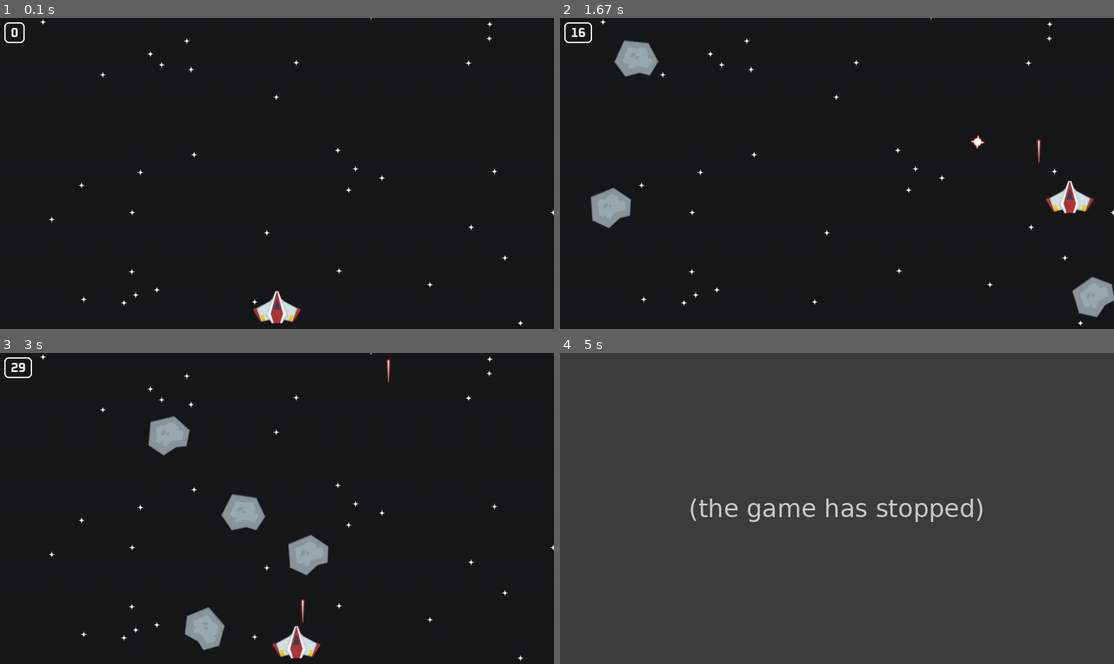
Above: before the commit, frames 1-4 (two rows, left to right).
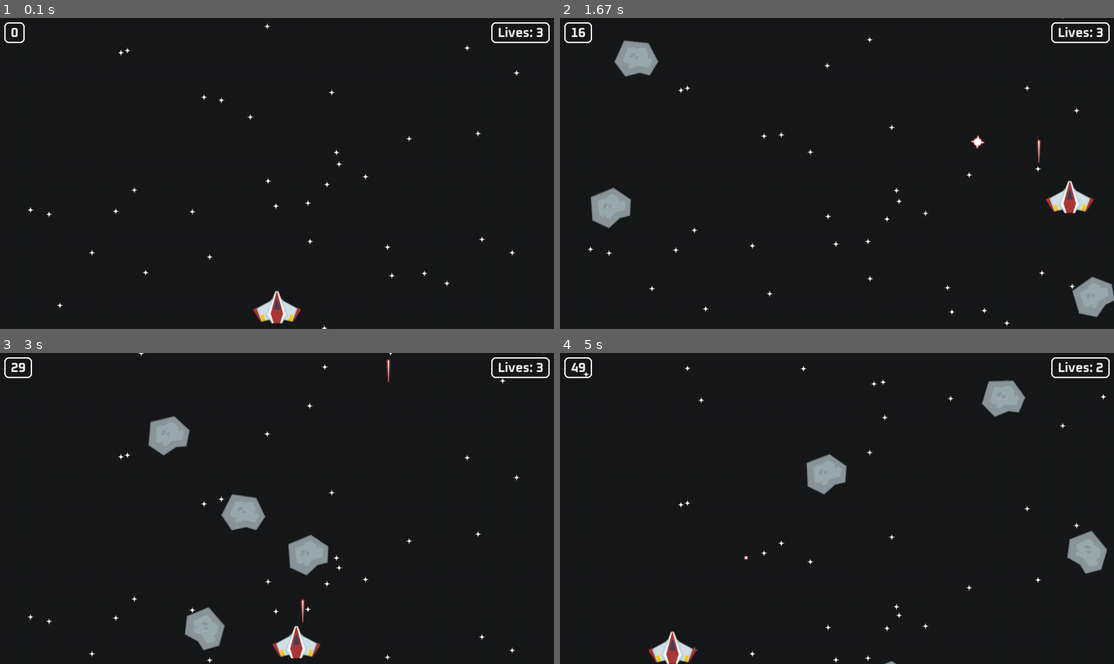
Above: after the commit, the same moments.

Repository: Lucky-Lakshay/Py_game
Game: pygame game, started from space shooter/code/ss_main.py
Two runs of this game, one before a commit and one after it. Both use one fixed random seed, a clock stepped at 60 frames per second and the inputs below.
Inputs:
- Up to frame 1 (0.1 s): no input
- Up to frame 2 (1.67 s): tap Space at 0.33, 0.73, 1.03, 1.23, 1.57 s; hold Right 0.67-1.13 s; hold Up 1.17-1.47 s; hold Right from 1.5 s (still down)
- Up to frame 3 (3 s): tap Space at 1.87, 2.07, 2.37, 2.63, 2.97 s; release Right at 1.97 s; hold Left 2-2.53 s; hold Down 2.57-2.87 s; hold Left from 2.9 s (still down)
- Up to frame 4 (5 s): tap Space at 3.27, 3.4, 3.8, 4.1, 4.47, 4.87 s; release Left at 3.3 s; hold Down 3.33-3.7 s; hold Down 3.73-4.37 s; hold Down 4.4-4.77 s; hold Left from 4.8 s (still down)

The runs differ from the first frame. In frame 1, 0.8% of the frame differs, in the area x 5-100%, y 0-100%; in frame 2, 0.8%; in frame 3, 0.8%; in frame 4, 100%, in the area x 0-100%, y 0-100%.
Before the commit the program exited at 3.08 s; later frames show no game.

Commit message:
feat: restart option, lives, stars animation

Diff:
--- a/space shooter/code/ss_main.py
+++ b/space shooter/code/ss_main.py
@@ -51,6 +51,12 @@
         super().__init__(groups)
         self.image = surf
         self.rect = self.image.get_frect(center = (randint(0,window_width), randint(0,window_height)))
+        self.speed = uniform(50, 60)
+    def update(self, dt):
+        self.rect.y += self.speed * dt
+        if self.rect.top > window_height:
+            self.rect.bottom = 0
+            self.rect.x = randint(0, window_width)
 
 class Laser(pygame.sprite.Sprite):
     def __init__(self, surf, pos, groups):
@@ -95,17 +101,26 @@
             self.kill()
 
 def collision():
-    global running
+    global game_active, lives
     collision_sprite = pygame.sprite.spritecollide(player, meteor_sprites, True, pygame.sprite.collide_mask)
     if collision_sprite:
+        lives -= 1
         damage_sound.play()
-        running = False
+        Animated_explosion(explosion_frame, player.rect.center, all_sprites)
+        if lives <= 0:
+            game_active = False
     for laser in laser_sprites:
         collision_sprite = pygame.sprite.spritecollide(laser, meteor_sprites, True)
         if collision_sprite:
             laser.kill()
             Animated_explosion(explosion_frame, laser.rect.midtop, all_sprites)
             explosion_sound.play()
+lives = 3
+def display_lives():
+    text = font.render(f"Lives: {lives}", True, (240, 240, 240))
+    rect = text.get_frect(topright = (window_width - 25, 20))
+    display_surface.blit(text, rect)
+    pygame.draw.rect(display_surface, "white", rect.inflate(30, 10).move(0, -5), 3, 10)
 
 def display_score():
     current_time = pygame.time.get_ticks() // 100
@@ -121,6 +136,7 @@
 display_surface = pygame.display.set_mode((window_width, window_height))
 pygame.display.set_caption("Shooter Space[::-1]")
 running = True
+game_active = True
 clock = pygame.time.Clock()
 
 #import
@@ -154,15 +170,39 @@
     for event in pygame.event.get():
         if event.type == pygame.QUIT:
             running = False
-        if event.type == meteor_event:
+
+        if not game_active:
+            if event.type == pygame.KEYDOWN:
+                if event.key == pygame.K_r:  # Restart
+                    # Reset game state
+                    lives = 3
+                    all_sprites.empty()
+                    meteor_sprites.empty()
+                    laser_sprites.empty()
+                    for i in range(35):
+                        Star(all_sprites, star_surf)
+                    player = Player(all_sprites)
+                    game_active = True
+                elif event.key == pygame.K_q:  # Quit
+                    running = False
+
+        if event.type == meteor_event and game_active:
             Meteor(meteor_surf, (all_sprites, meteor_sprites))
-    #update
-    all_sprites.update(dt)
-    collision()
-    #draw the game
-    display_surface.fill((24, 25, 26))
-    display_score()
-    all_sprites.draw(display_surface)
+
+    if game_active:
+        all_sprites.update(dt)
+        collision()
+        display_surface.fill((24, 25, 26))
+        display_score()
+        display_lives()
+        all_sprites.draw(display_surface)
+    else:
+    # Game Over Screen
+        display_surface.fill((0, 0, 0))
+        game_over_text = font.render("GAME OVER", True, (255, 0, 0))
+        restart_text = font.render("Press R to Restart or Q to Quit", True, (255, 255, 255))
+        display_surface.blit(game_over_text, game_over_text.get_frect(center=(window_width//2, window_height//2 - 50)))
+        display_surface.blit(restart_text, restart_text.get_frect(center=(window_width//2, window_height//2 + 20)))
 
     pygame.display.update()
 
